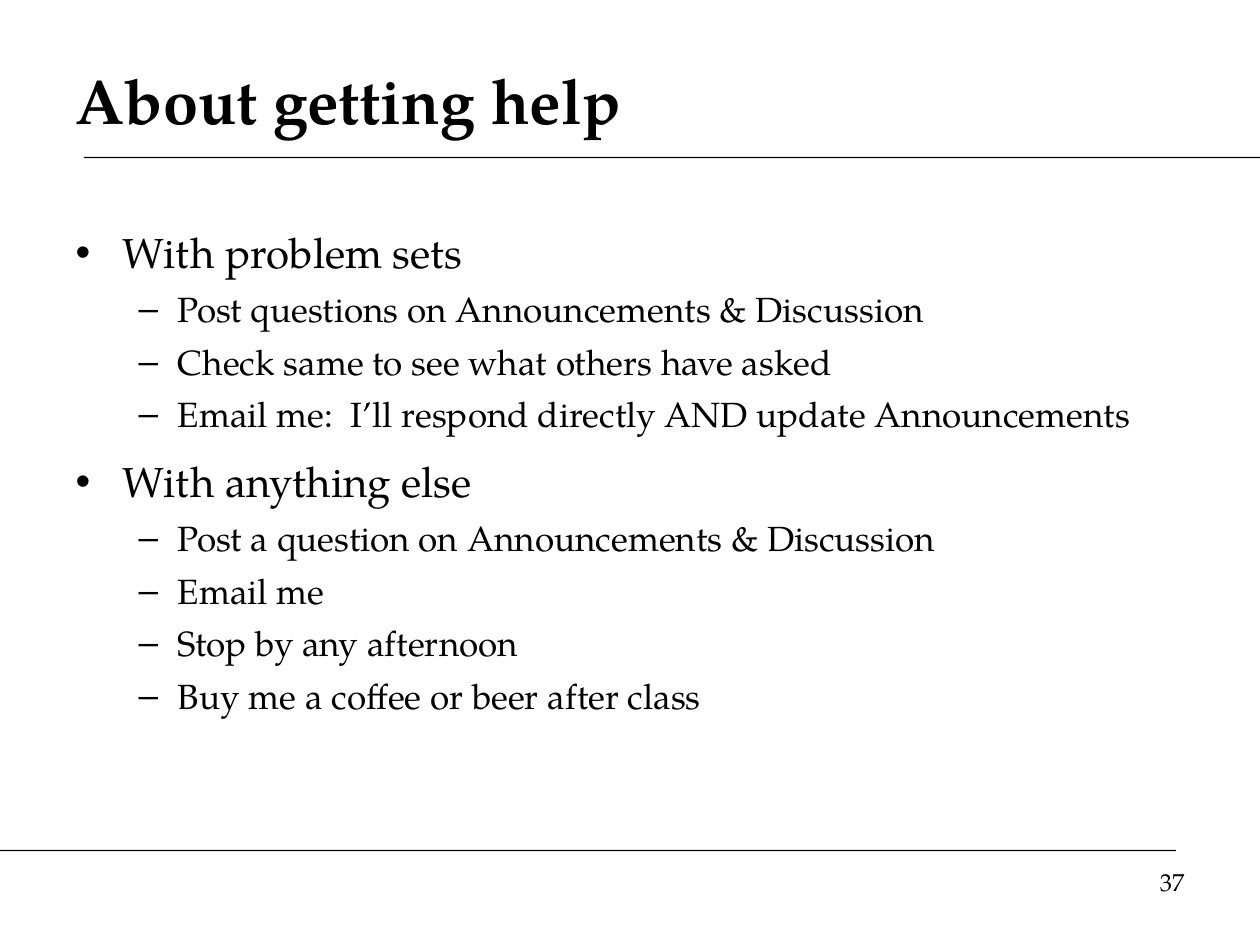
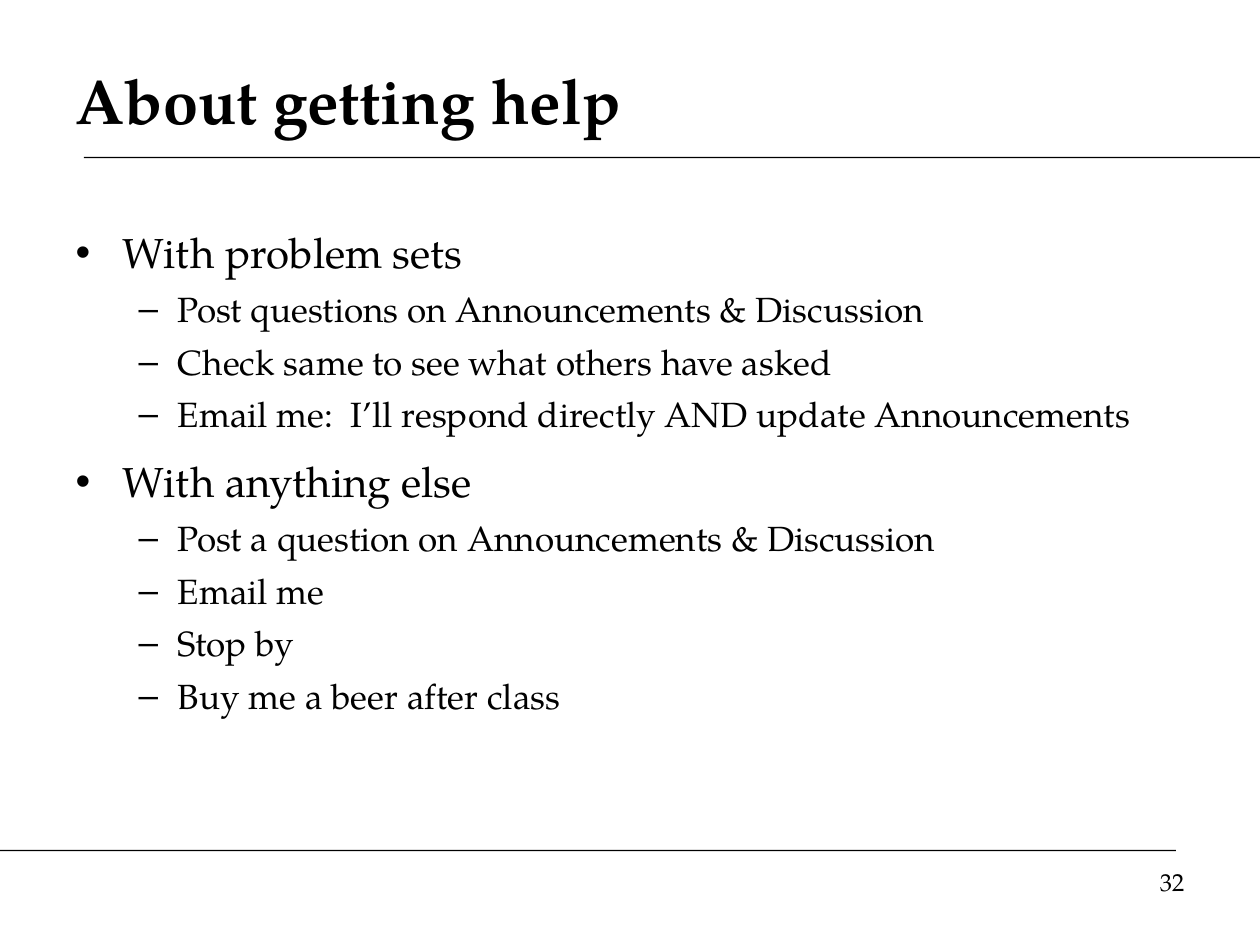
Before and after one commit to DaveBackus/Global_Economy, a slide deck: slide 32 of Slides/slides_intro_f14.pptx (slide 37 before the commit). Drawn at 1260x945 pixels with LibreOffice and Linux fonts; fonts in the diff are those of the drawing. Boxes give left, top, right and bottom in pixels: in the first picture for what was removed or moved away, otherwise in the second. Text is boxed around its words. In the diff, an @@ line names an element or a change of style, - is before the commit and + after.

```diff
--- a/Slides/slides_intro_f14.pptx
+++ b/Slides/slides_intro_f14.pptx
@@ text at box(178, 630, 560, 719): text changed @@
-  – Stop by any afternoon
-  – Buy me a coffee or beer after class
+  – Stop by
+  – Buy me a beer after class
@@ page number at box(1160, 874, 1185, 892): text changed @@
-37
+32
```
Also in this commit, not shown: 38 other slides changed, 2 slides added, 11 slides removed, 14 other files.
